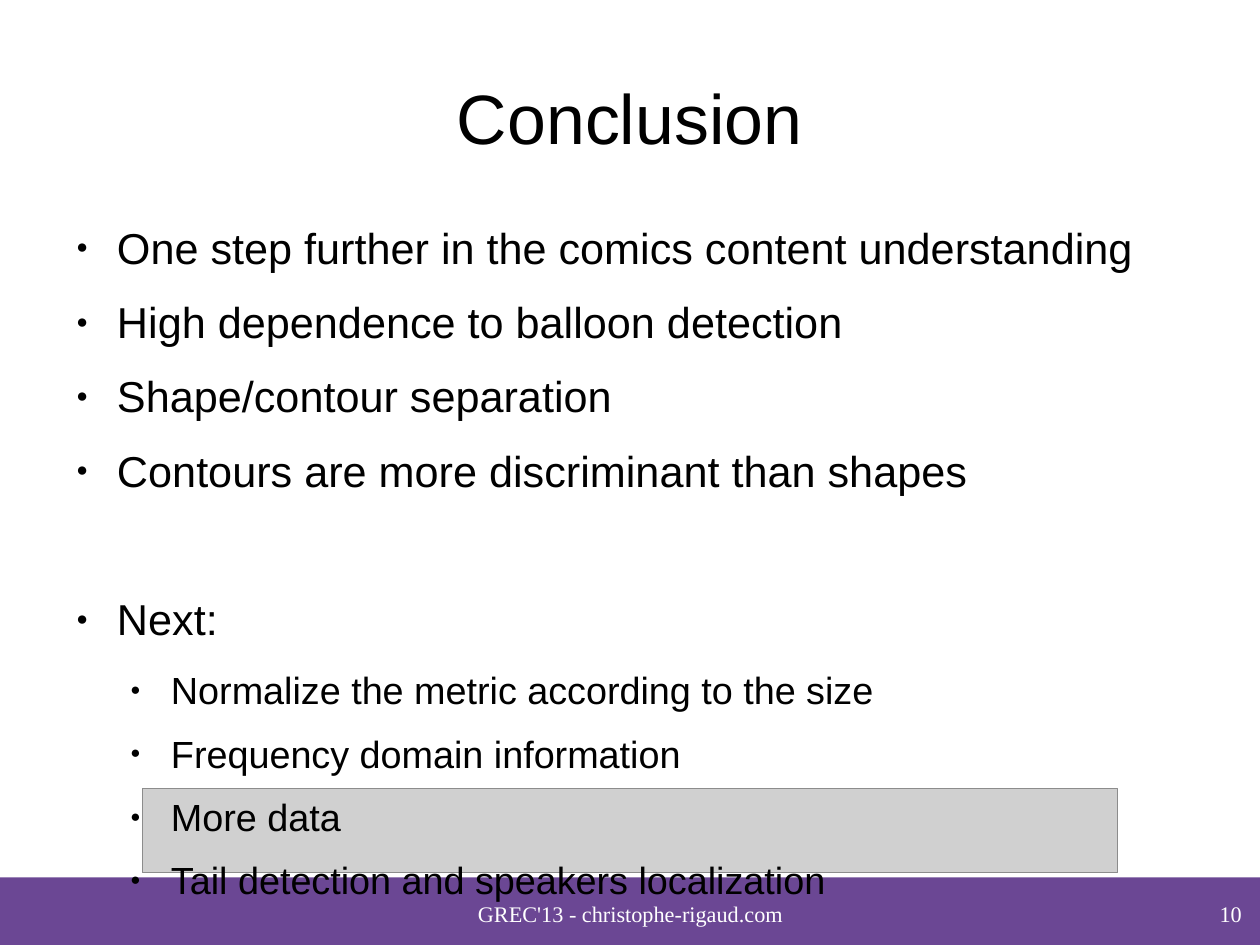
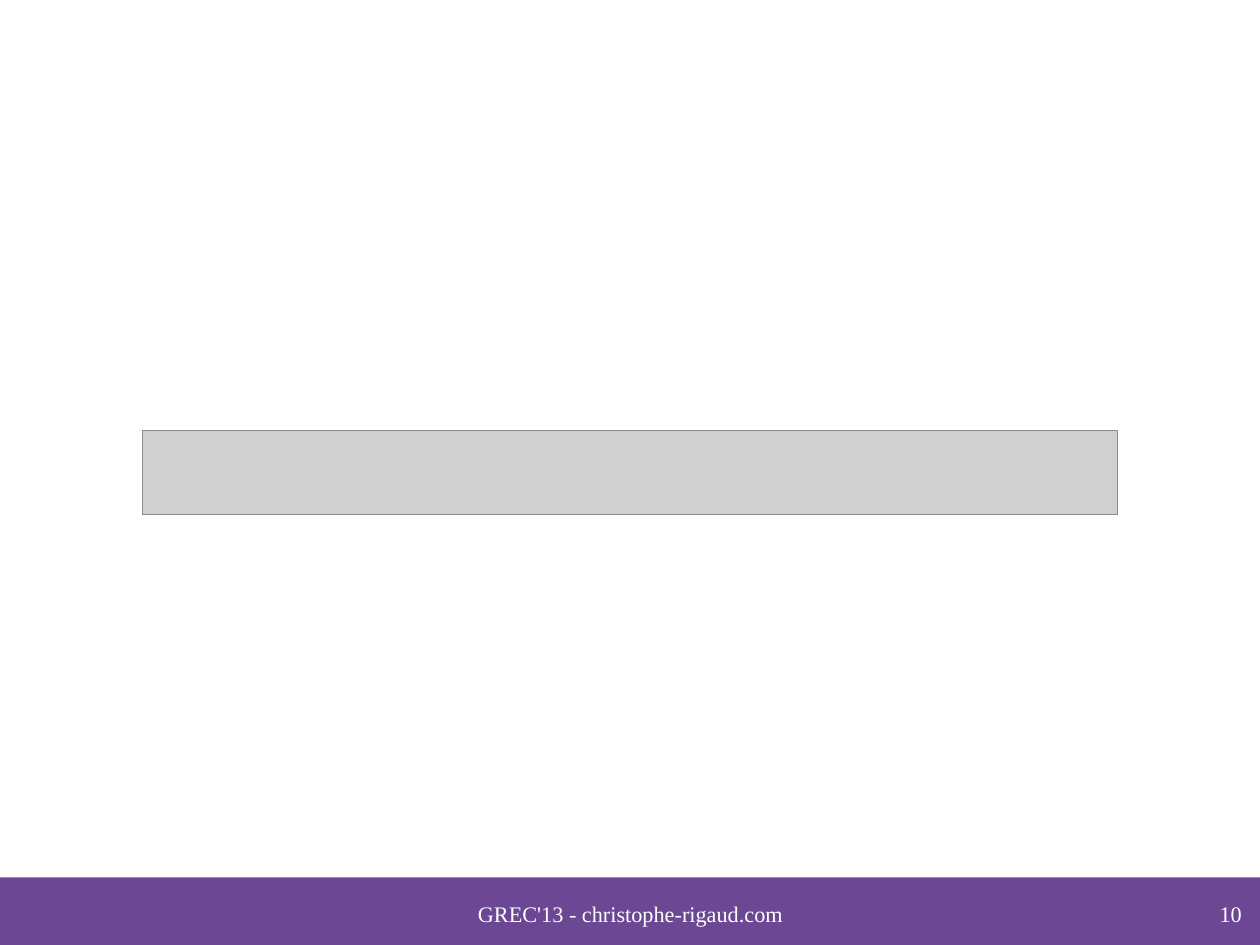
Before and after one commit to crigaud/publication, a slide deck: slide 10 of 2013/GREC/speech_balloon_contour_classification_in_comics/presentation/2013_Rigaud_Speech_balloon_contour_classification_in_comics.odp. Drawn at 1260x945 pixels with LibreOffice and Linux fonts; fonts in the diff are those of the drawing; grey boxes stand for pictures; background and template pictures are left out. Boxes give left, top, right and bottom in pixels: in the first picture for what was removed or moved away, otherwise in the second. Text is boxed around its words. In the diff, an @@ line names an element or a change of style, - is before the commit and + after.

```diff
--- a/2013/GREC/speech_balloon_contour_classification_in_comics/presentation/2013_Rigaud_Speech_balloon_contour_classification_in_comics.odp
+++ b/2013/GREC/speech_balloon_contour_classification_in_comics/presentation/2013_Rigaud_Speech_balloon_contour_classification_in_comics.odp
@@ title removed at <box>457,93,802,145</box> @@
-Conclusion
@@ text removed at <box>117,232,1133,902</box> @@
-● One step further in the comics content understanding
-● High dependence to balloon detection
-● Shape/contour separation
-● Contours are more discriminant than shapes
-● Next:
-  ● Normalize the metric according to the size
-  ● Frequency domain information
-  ● More data
-  ● Tail detection and speakers localization
@@ picture: place and size @@
-picture at <box>142,789,1118,874</box>
+picture at <box>142,430,1118,515</box>
```
Also in this commit, not shown: 1 other slide changed, 4 other files.
